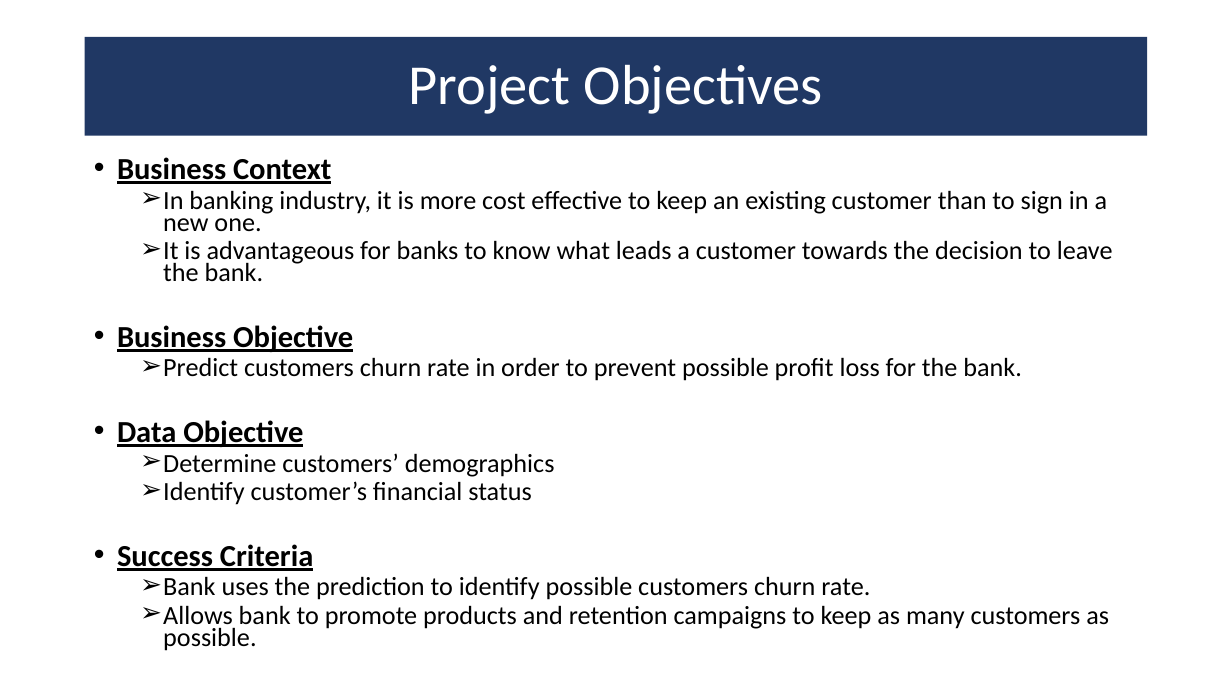
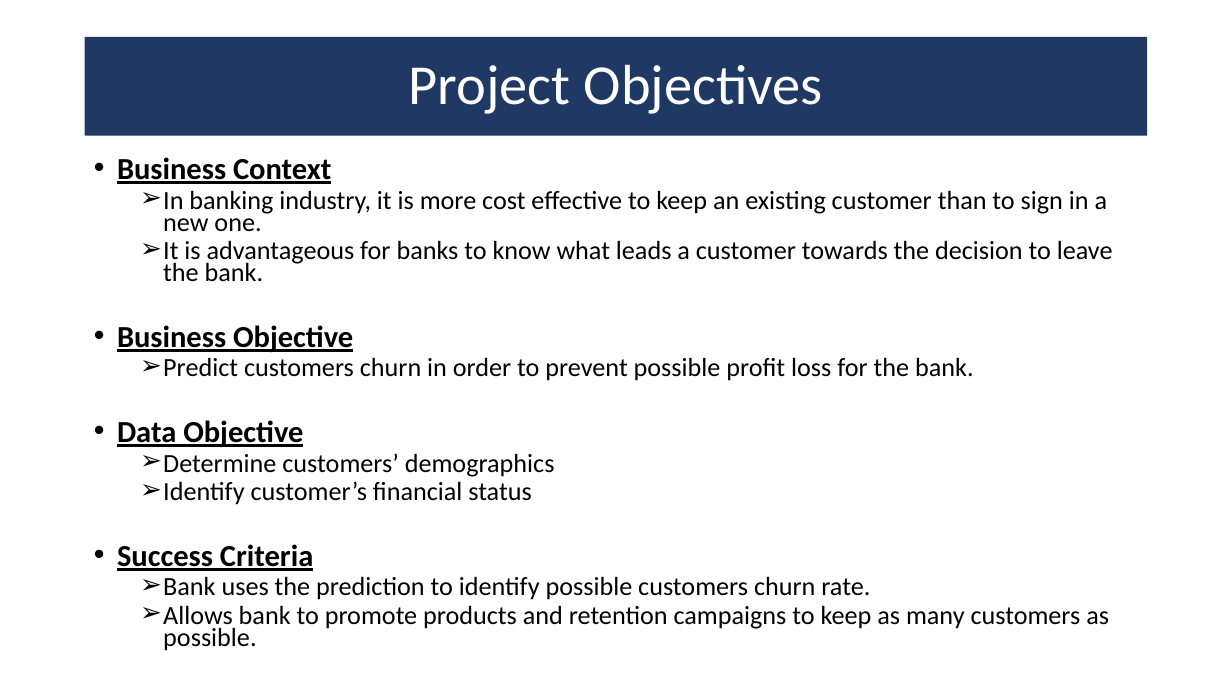
Before and after one commit to raaayden/GA_Project_Code_Challenge_3, a slide deck: slide 2 of Bank_Churn_Rate.pptx. Drawn at 1232x693 pixels with LibreOffice and Linux fonts; fonts in the diff are those of the drawing. Boxes give left, top, right and bottom in pixels: in the first picture for what was removed or moved away, otherwise in the second. Text is boxed around its words. In the diff, an @@ line names an element or a change of style, - is before the commit and + after.

```diff
--- a/Bank_Churn_Rate.pptx
+++ b/Bank_Churn_Rate.pptx
@@ text at [163, 357, 974, 381]: text changed @@
-  ➢ Predict customers churn rate in order to prevent possible profit loss for the bank.
+  ➢ Predict customers churn in order to prevent possible profit loss for the bank.
```
Also in this commit, not shown: 1 other file.
